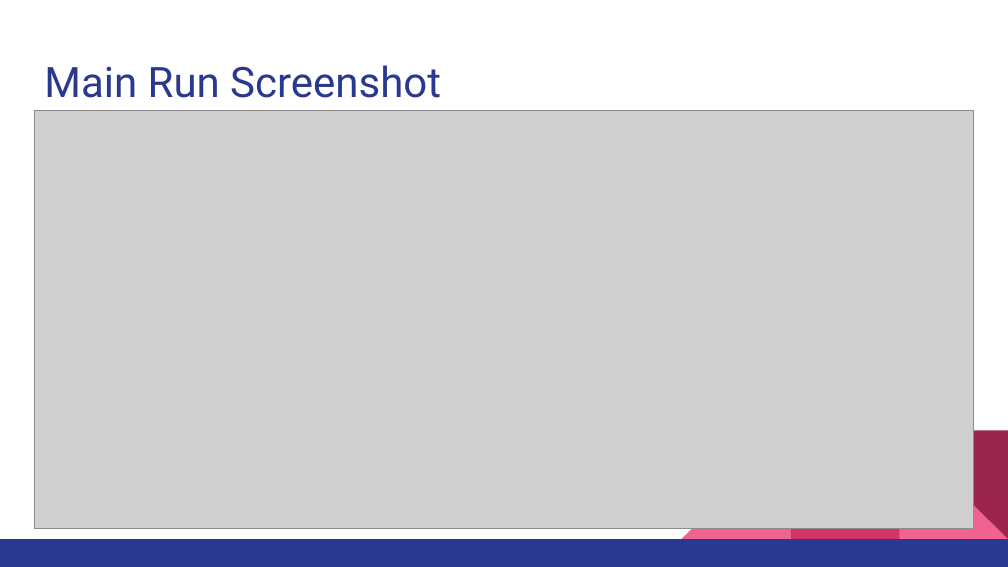
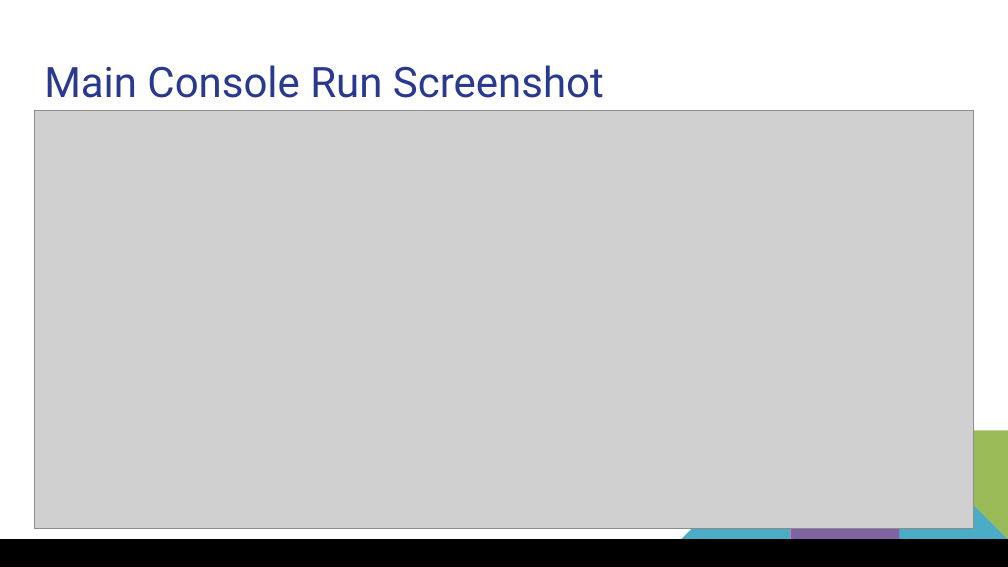
Before and after one commit to FatCache/INFO6205-527-Genetic_Algorithm, a slide deck: slide 9 of Report.pptx. Drawn at 1008x567 pixels with LibreOffice and Linux fonts; fonts in the diff are those of the drawing; grey boxes stand for pictures. Boxes give left, top, right and bottom in pixels: in the first picture for what was removed or moved away, otherwise in the second. Text is boxed around its words. In the diff, an @@ line names an element or a change of style, - is before the commit and + after.

```diff
--- a/Report.pptx
+++ b/Report.pptx
@@ text at bbox=[44, 65, 604, 98]: text changed @@
-Main Run Screenshot
+Main Console Run Screenshot
@@ right triangle at bbox=[681, 430, 790, 539]: fill #F06292 to #4BACC6 @@
@@ rectangle at bbox=[790, 430, 899, 539]: fill #D23369 to #8064A2 @@
@@ right triangle at bbox=[899, 430, 1008, 539]: fill #F06292 to #4BACC6 @@
@@ right triangle at bbox=[899, 430, 1008, 539]: fill #9C254D to #9BBB59 @@
@@ rectangle at bbox=[0, 539, 1008, 566]: fill #2A3990 to #000000 @@
```
Also in this commit, not shown: 9 other slides changed.
